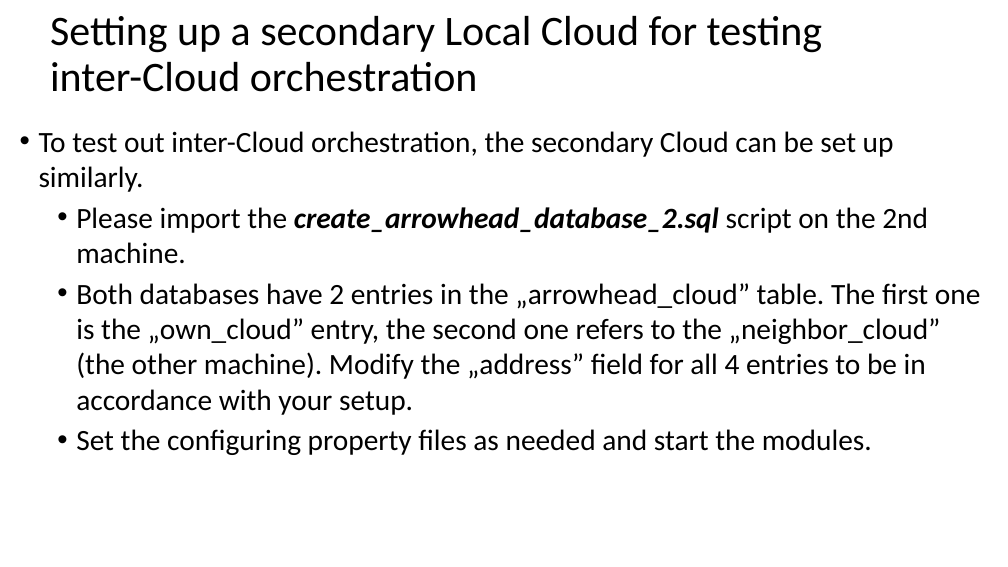
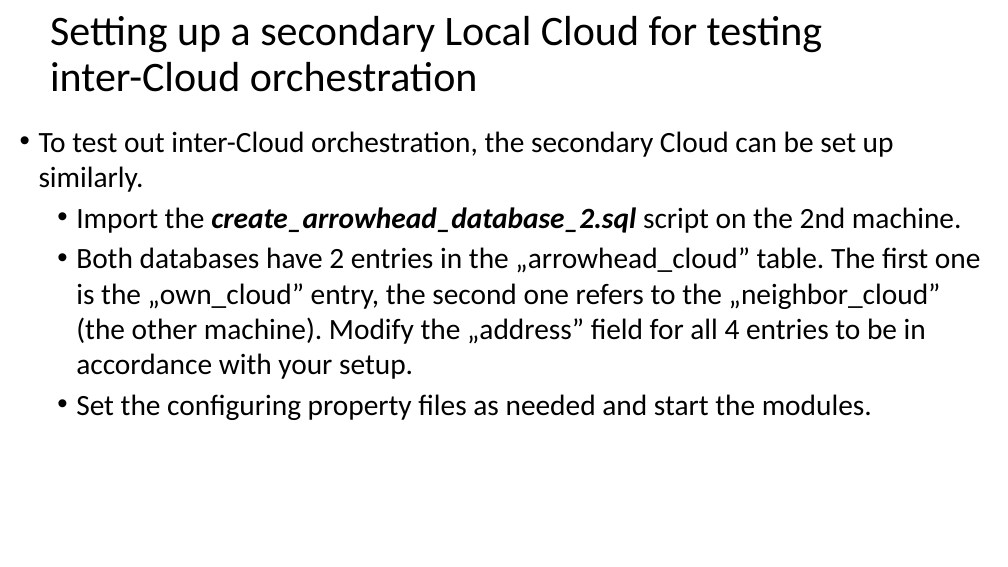
Before and after one commit to hegeduscs/arrowhead, a slide deck: slide 12 of documentation/Quick-Start-Guide-M2.pptx. Drawn at 1008x567 pixels with LibreOffice and Linux fonts; fonts in the diff are those of the drawing. Boxes give left, top, right and bottom in pixels: in the first picture for what was removed or moved away, otherwise in the second. Text is boxed around its words. In the diff, an @@ line names an element or a change of style, - is before the commit and + after.

```diff
--- a/documentation/Quick-Start-Guide-M2.pptx
+++ b/documentation/Quick-Start-Guide-M2.pptx
@@ text at [76, 207, 962, 233]: text changed @@
-  • Please import the create_arrowhead_database_2.sql script on the 2nd machine.
+  • Import the create_arrowhead_database_2.sql script on the 2nd machine.
```
Also in this commit, not shown: 3 other slides changed, 2 other files.
